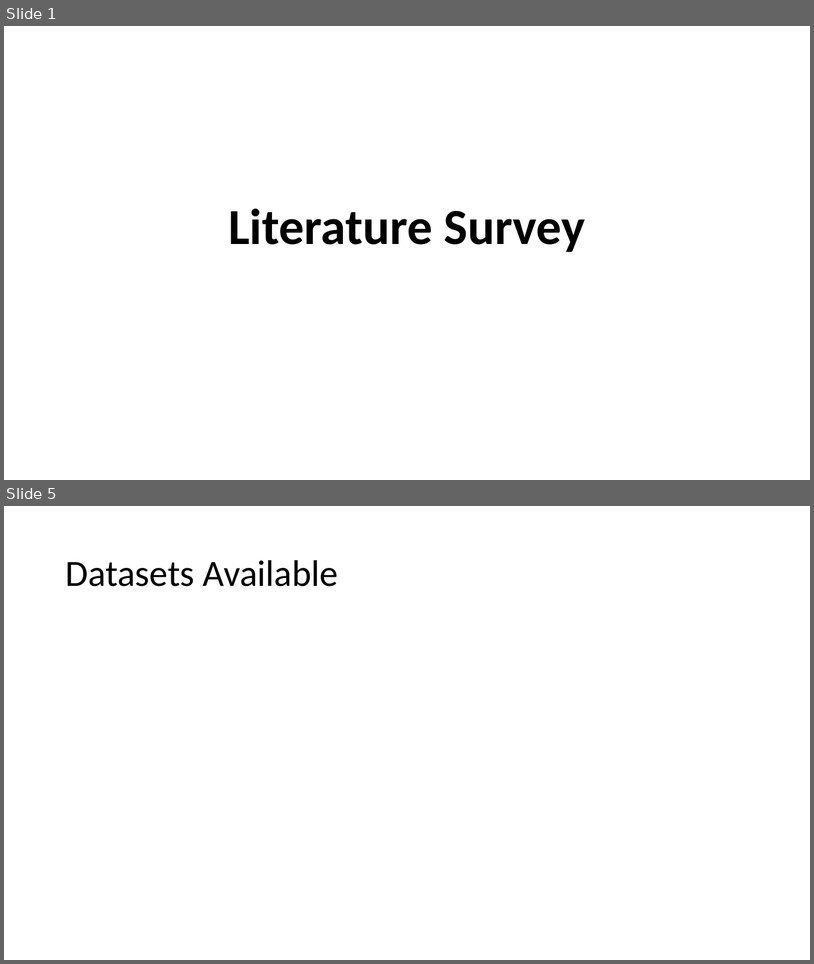
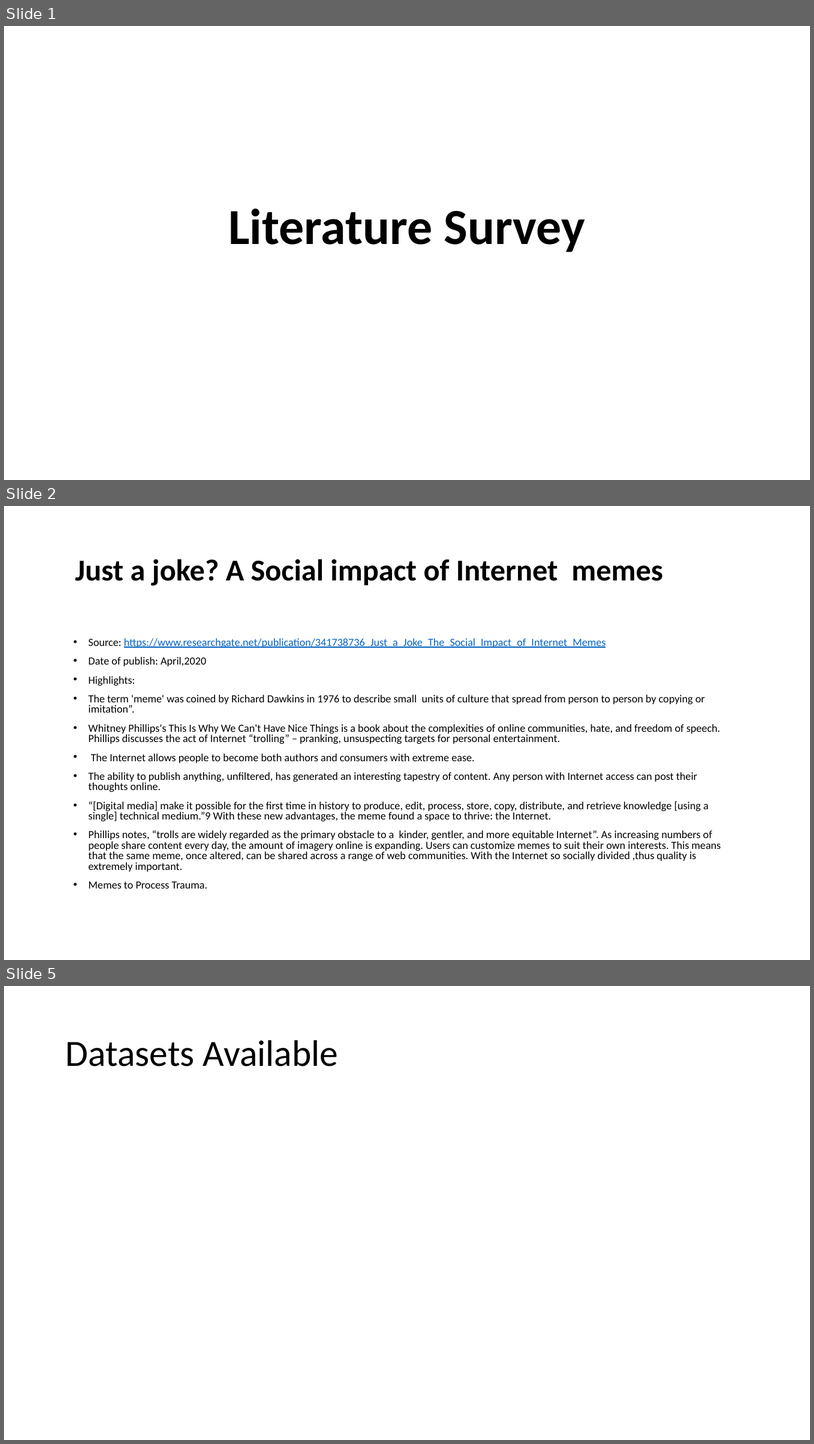
Before and after one commit to VarunBohara/Mini-Project-Documents, a slide deck: Literature Survey.pptx. Shown one above the other, each under a label of ours: slides 1 and 5 before the commit, slides 1, 2 and 5 after it; the slides between them are not shown. The pictures are 814x964 and 814x1444 pixels, drawn with LibreOffice and Linux fonts; fonts in the diff are those of the drawing. Boxes give left, top, right and bottom in pixels: in the first picture for what was removed or moved away, otherwise in the second. Text is boxed around its words. In the diff, an @@ line names an element or a change of style, - is before the commit and + after.

```diff
--- a/Literature Survey.pptx
+++ b/Literature Survey.pptx
@@ slide 2 added at (4, 506, 810, 960), background #FFFFFF @@
@@ title added at (75, 559, 663, 586), 36 pt, text #000000, bold @@
+Just a joke? A Social impact of Internet memes
@@ text added at (89, 638, 721, 888), 12.9 pt, text #000000 @@
+• Source: https://www.researchgate.net/publication/341738736_Just_a_Joke_The_Social_Impact_of_Internet_Memes
+• Date of publish: April,2020
+• Highlights:
+• The term 'meme' was coined by Richard Dawkins in 1976 to describe small units of culture that spread from person to person by copying or imitation”.
+• Whitney Phillips's This Is Why We Can't Have Nice Things is a book about the complexities of online communities, hate, and freedom of speech. Phillips discusses the act of Internet “trolling” – pranking, unsuspecting targets for personal entertainment.
+• The Internet allows people to become both authors and consumers with extreme ease.
+• The ability to publish anything, unfiltered, has generated an interesting tapestry of content. Any person with Internet access can post their thoughts online.
+• “[Digital media] make it possible for the first time in history to produce, edit, process, store, copy, distribute, and retrieve knowledge [using a single] technical medium.”9 With these new advantages, the meme found a space to thrive: the Internet.
+• Phillips notes, “trolls are widely regarded as the primary obstacle to a kinder, gentler, and more equitable Internet”. As increasing numbers of people share content every day, the amount of imagery online is expanding. Users can customize memes to suit their own interests. This means that the same meme, once altered, can be shared across a range of web communities. With the Internet so socially divided ,thus quality is extremely important.
+• Memes to Process Trauma.
```
Also in this commit, not shown: 2 slides changed, 1 slide removed.
